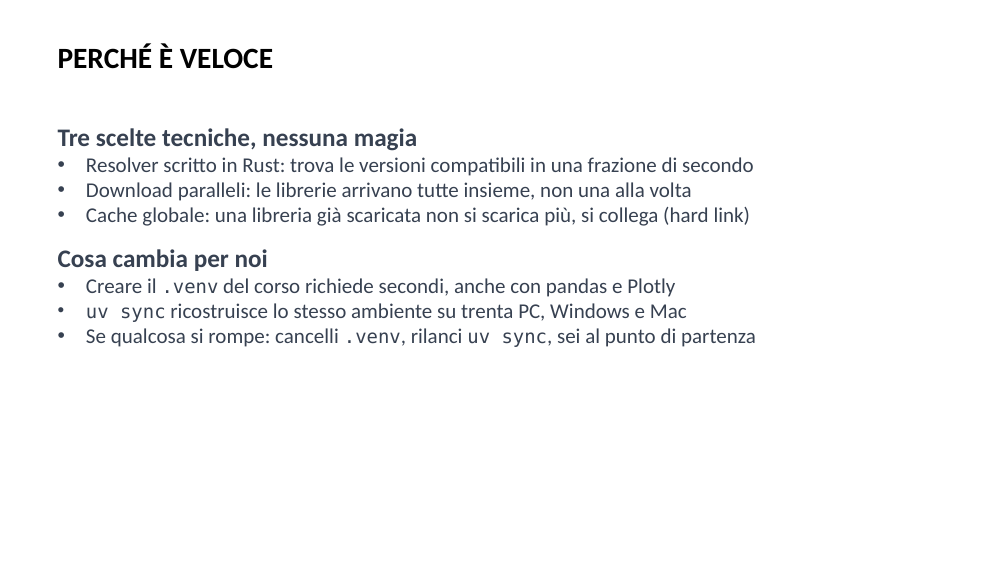
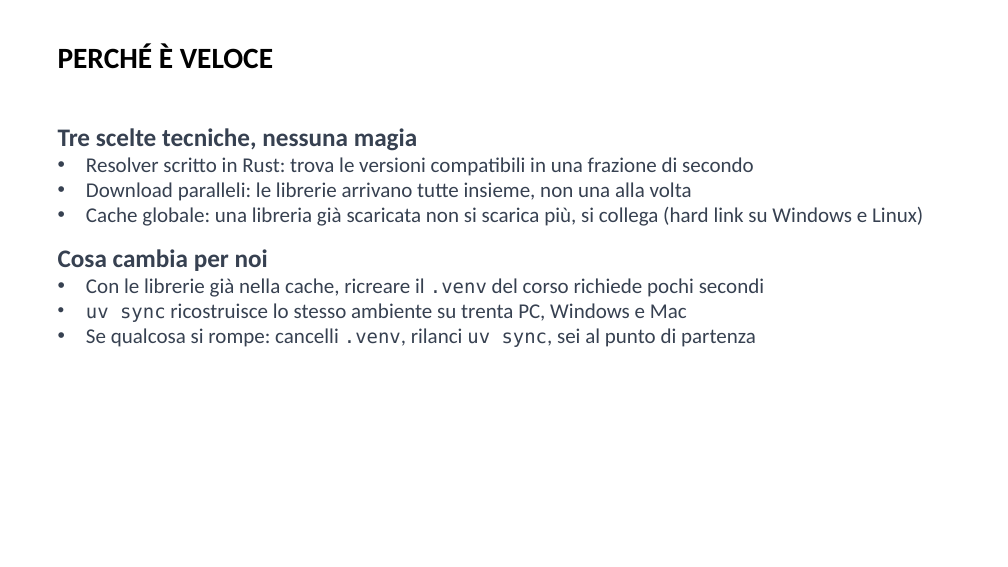
Before and after one commit to AndreaCorvaglia0/python-base-utilities, a slide deck: slide 10 of Slides/Presentazione_python_base.pptx. Drawn at 1008x567 pixels with LibreOffice and Linux fonts; fonts in the diff are those of the drawing; background and template pictures are left out. Boxes give left, top, right and bottom in pixels: in the first picture for what was removed or moved away, otherwise in the second. Text is boxed around its words. In the diff, an @@ line names an element or a change of style, - is before the commit and + after.

```diff
--- a/Slides/Presentazione_python_base.pptx
+++ b/Slides/Presentazione_python_base.pptx
@@ text at (86, 207, 923, 226): text changed @@
-• Cache globale: una libreria già scaricata non si scarica più, si collega (hard link)
+• Cache globale: una libreria già scaricata non si scarica più, si collega (hard link su Windows e Linux)
@@ text at (86, 278, 764, 297): text changed @@
-• Creare il .venv del corso richiede secondi, anche con pandas e Plotly
+• Con le librerie già nella cache, ricreare il .venv del corso richiede pochi secondi
```
Also in this commit, not shown: 2 other slides changed, 27 other files.
